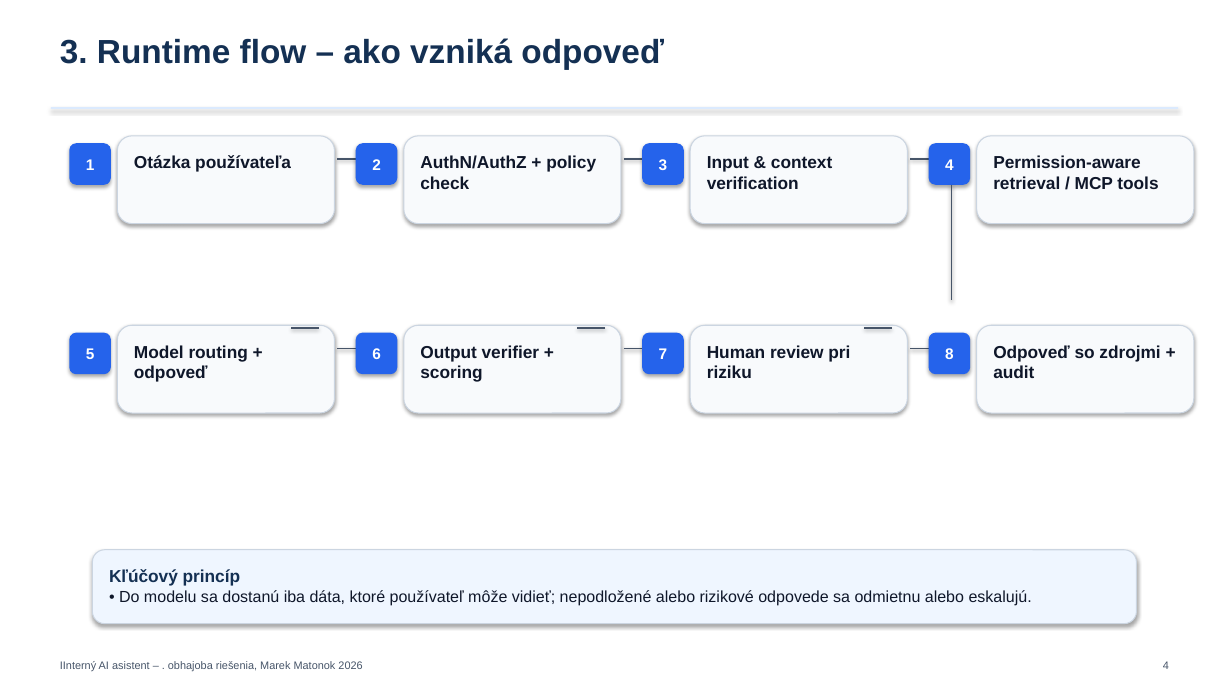
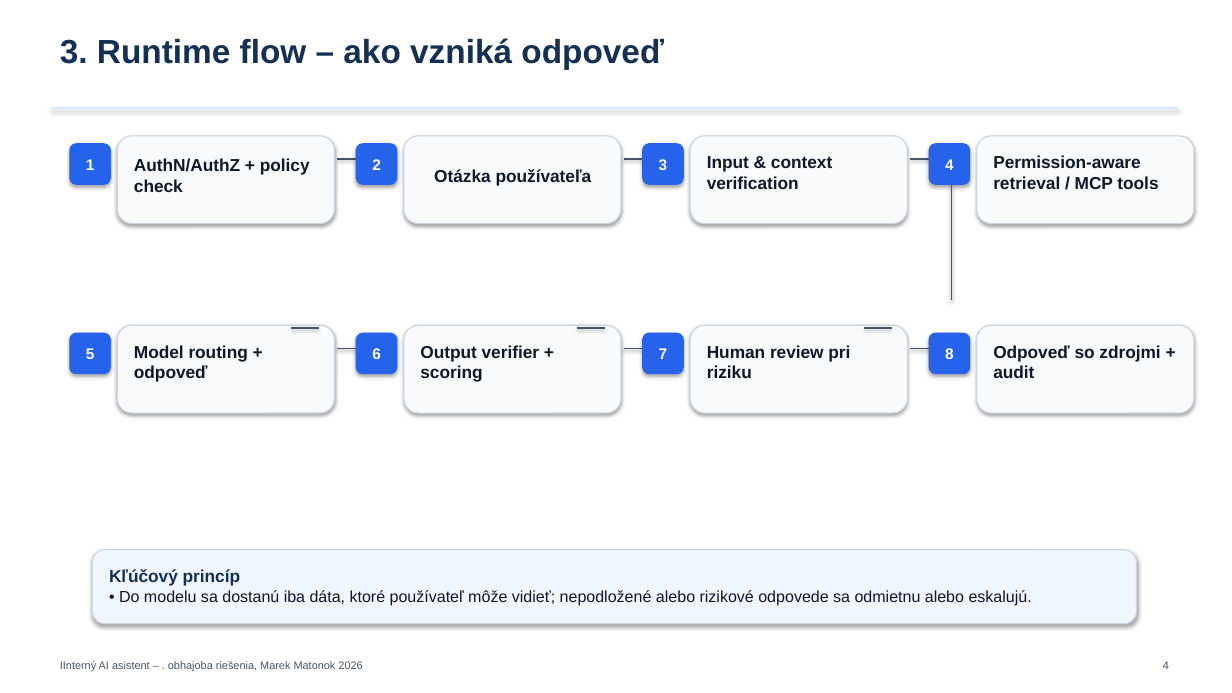
Before and after one commit to mmaideveloper/aiIntenalOrganzationAgent, a slide deck: slide 4 of Doc/AI_interny_asistent_10min_prezentacia.pptx. Drawn at 1232x693 pixels with LibreOffice and Linux fonts; fonts in the diff are those of the drawing. Boxes give left, top, right and bottom in pixels: in the first picture for what was removed or moved away, otherwise in the second. Text is boxed around its words. In the diff, an @@ line names an element or a change of style, - is before the commit and + after.

```diff
--- a/Doc/AI_interny_asistent_10min_prezentacia.pptx
+++ b/Doc/AI_interny_asistent_10min_prezentacia.pptx
@@ text "AuthN/AuthZ + policy check": place and size @@
-text "AuthN/AuthZ + policy check" at (420, 155, 596, 189)
+text "AuthN/AuthZ + policy check" at (134, 158, 310, 192)
@@ text "Otázka používateľa": place and size @@
-text "Otázka používateľa" at (134, 155, 291, 172)
+text "Otázka používateľa" at (434, 169, 592, 186)
```
Also in this commit, not shown: 8 other slides changed.
